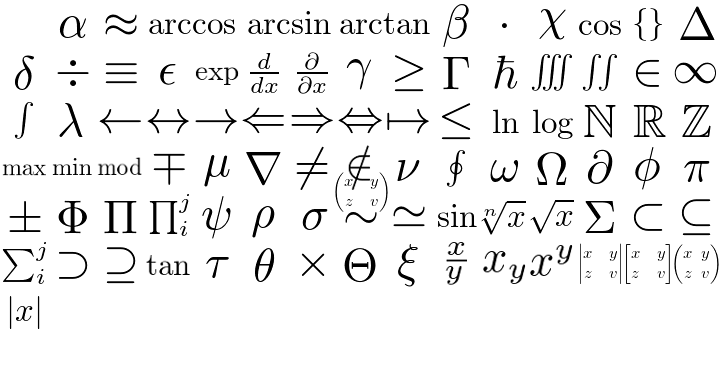
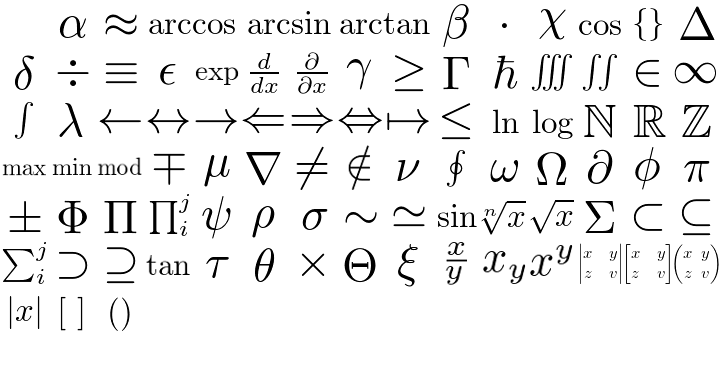
Comparing the layer stacks of the two 720 x 384 images. Changes:
removed layer "pmatrix.png" over [335,172,388,212]
added layer "parenthasis.png" above "brackets.png" over [110,297,130,331]
added layer "brackets.png" above "beta.png" over [60,296,83,331]
